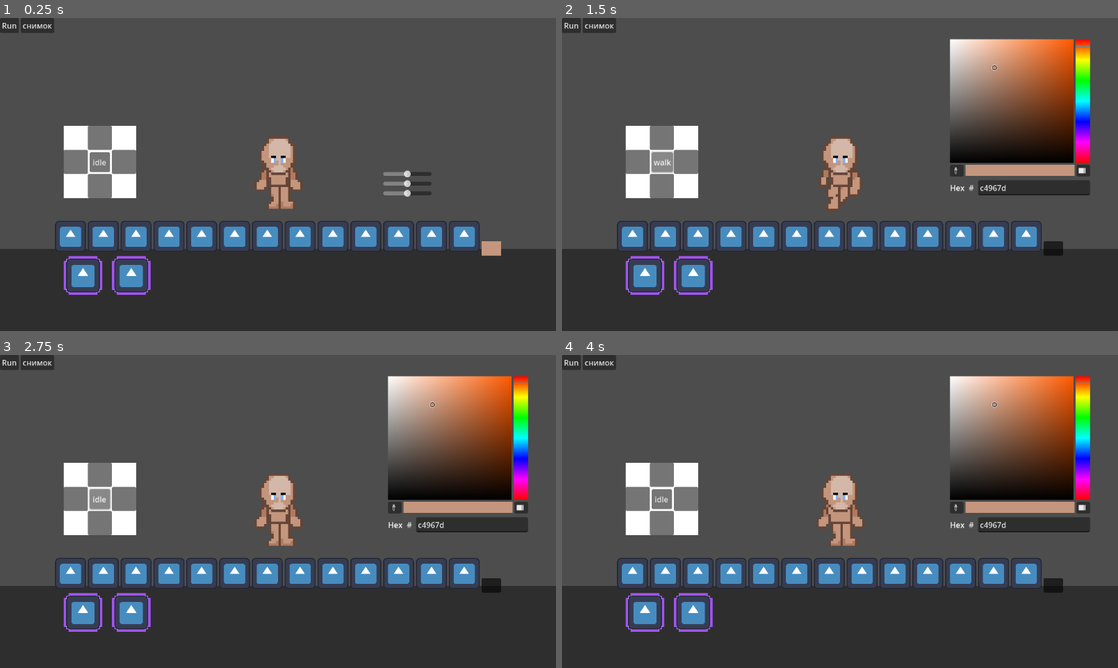
Above: before the commit, frames 1-4 (two rows, left to right).
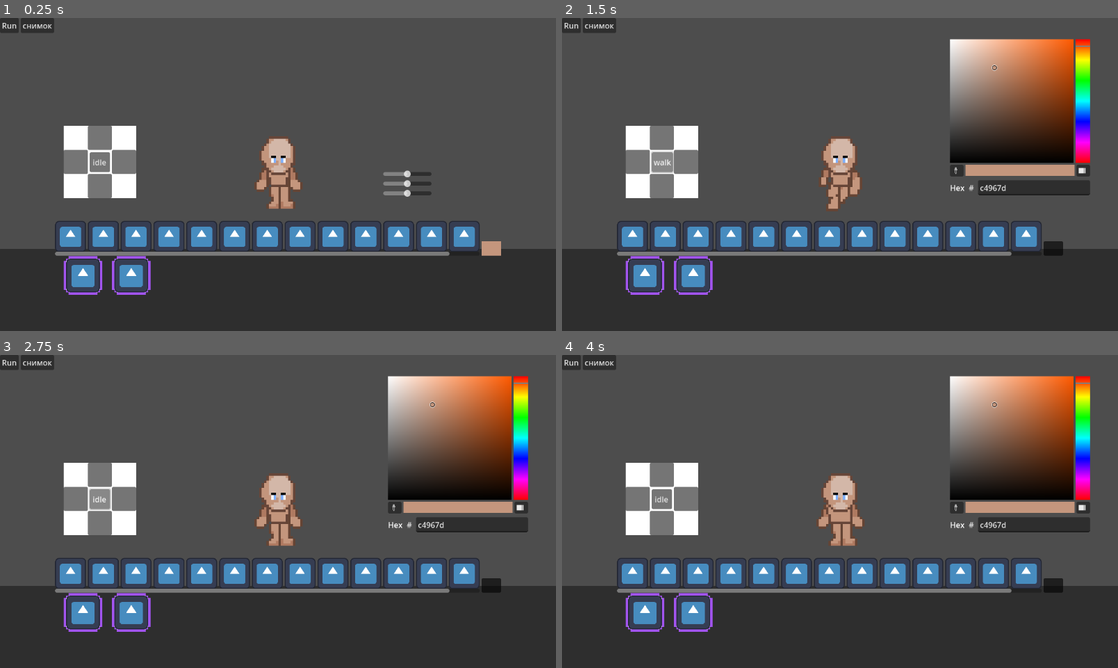
Above: after the commit, the same moments.

Repository: p1petto/CharacterMakerNew
Game: Godot game, scene res://Scenes/maker.tscn
Two runs of this game, one before a commit and one after it. Both use one fixed random seed, a clock stepped at 60 frames per second and the inputs below. The engine's default icon, where the game draws it, is replaced by a stand-in: a white triangle on a blue panel in a dark square.
Inputs (mouse positions are in pixels of both pictures, inside the frame that each line leads up to):
- Up to frame 1 (0.25 s): no input
- Up to frame 2 (1.5 s): click (1051, 249) at 0.5 s; click "idle" at 1.25 s
- Up to frame 3 (2.75 s): click "walk" at 2 s
- Up to frame 4 (4 s): click (645, 611) at 2.75 s; click (695, 611) at 3.52 s

The runs differ from the first frame. In frame 1, 0.9% of the frame differs, in the area x 9-81%, y 74-76%; in frame 2, 0.9%; in frame 3, 0.9%; in frame 4, 0.9%.

Commit message:
added: обычная одежда, брюки

Diff:
--- /dev/null
+++ b/Resources/CatalogItems/Clothes/Clothes/Pants/Pants1.tres
@@ -0,0 +1,10 @@
+[gd_resource type="Resource" script_class="CatalogItem" load_steps=3 format=3 uid="uid://df72s0b13wx4n"]
+
+[ext_resource type="Resource" uid="uid://1x27nupm1rok" path="res://Resources/Clothes/Pants/Pants/Pants1.tres" id="1_00pt7"]
+[ext_resource type="Script" path="res://Scripts/CatalogItemResource.gd" id="1_uy5mf"]
+
+[resource]
+script = ExtResource("1_uy5mf")
+item_type = "Clothes"
+item_class = "Body"
+clothes = ExtResource("1_00pt7")
--- /dev/null
+++ b/Resources/CatalogItems/Clothes/Clothes/Pants/Pants2.tres
@@ -0,0 +1,10 @@
+[gd_resource type="Resource" script_class="CatalogItem" load_steps=3 format=3 uid="uid://i38m8v2gb63o"]
+
+[ext_resource type="Script" path="res://Scripts/CatalogItemResource.gd" id="1_3l01j"]
+[ext_resource type="Resource" uid="uid://unxoddikyji2" path="res://Resources/Clothes/Pants/Pants/Pants2.tres" id="1_itixe"]
+
+[resource]
+script = ExtResource("1_3l01j")
+item_type = "Clothes"
+item_class = "Body"
+clothes = ExtResource("1_itixe")
--- /dev/null
+++ b/Resources/CatalogItems/Clothes/Clothes/Pants/Pants3.tres
@@ -0,0 +1,23 @@
+[gd_resource type="Resource" script_class="CatalogItem" load_steps=5 format=3 uid="uid://d8lty4e06bbo"]
+
+[ext_resource type="Script" path="res://Scripts/CatalogItemResource.gd" id="1_203sh"]
+[ext_resource type="Texture2D" uid="uid://gitafu1elvu5" path="res://Assets/Character/Clothes/Pants/pants.png" id="1_ts05r"]
+[ext_resource type="Script" path="res://Scripts/Clothes/resource_clothes.gd" id="2_fdk8w"]
+
+[sub_resource type="Resource" id="Resource_r4qw8"]
+script = ExtResource("2_fdk8w")
+clothes_texture = ExtResource("1_ts05r")
+down_idle_position = Vector2(-12, 17)
+right_idle_position = Vector2(-12, 17)
+top_idle_position = Vector2(-12, 17)
+left_idle_position = Vector2(-12, 17)
+down_walk_position = Vector2(-12, 17)
+right_walk_position = Vector2(-12, 17)
+top_walk_position = Vector2(-12, 17)
+left_walk_position = Vector2(-12, 17)
+
+[resource]
+script = ExtResource("1_203sh")
+item_type = "Clothes"
+item_class = "Body"
+clothes = SubResource("Resource_r4qw8")
--- /dev/null
+++ b/Resources/CatalogItems/Clothes/Clothes/Pants/overall1.tres
@@ -0,0 +1,10 @@
+[gd_resource type="Resource" script_class="CatalogItem" load_steps=3 format=3 uid="uid://clnhqp6wr2hj8"]
+
+[ext_resource type="Resource" uid="uid://cdglbiagl1i5e" path="res://Resources/Clothes/Pants/Overall/overall1.tres" id="1_b2ra0"]
+[ext_resource type="Script" path="res://Scripts/CatalogItemResource.gd" id="1_lhqax"]
+
+[resource]
+script = ExtResource("1_lhqax")
+item_type = "Clothes"
+item_class = "Body"
+clothes = ExtResource("1_b2ra0")
--- /dev/null
+++ b/Resources/CatalogItems/Clothes/Clothes/Pants/overall2.tres
@@ -0,0 +1,10 @@
+[gd_resource type="Resource" script_class="CatalogItem" load_steps=3 format=3 uid="uid://bevuxacp5vbpd"]
+
+[ext_resource type="Resource" uid="uid://br41mvp7iawc3" path="res://Resources/Clothes/Pants/Overall/overall2.tres" id="1_7c2bh"]
+[ext_resource type="Script" path="res://Scripts/CatalogItemResource.gd" id="1_unake"]
+
+[resource]
+script = ExtResource("1_unake")
+item_type = "Clothes"
+item_class = "Body"
+clothes = ExtResource("1_7c2bh")
--- /dev/null
+++ b/Resources/CatalogItems/Clothes/Clothes/Pants/overall3.tres
@@ -0,0 +1,10 @@
+[gd_resource type="Resource" script_class="CatalogItem" load_steps=3 format=3 uid="uid://cc2qhrmkmu454"]
+
+[ext_resource type="Resource" uid="uid://b5bbyuck62y3t" path="res://Resources/Clothes/Pants/Overall/overall3.tres" id="1_05rys"]
+[ext_resource type="Script" path="res://Scripts/CatalogItemResource.gd" id="1_418lx"]
+
+[resource]
+script = ExtResource("1_418lx")
+item_type = "Clothes"
+item_class = "Body"
+clothes = ExtResource("1_05rys")
--- /dev/null
+++ b/Resources/Clothes/Pants/Overall/overall1.tres
@@ -0,0 +1,16 @@
+[gd_resource type="Resource" script_class="Clothes" load_steps=3 format=3 uid="uid://cdglbiagl1i5e"]
+
+[ext_resource type="Texture2D" uid="uid://d03syub8vhwpe" path="res://Assets/Character/Clothes/Pants/overall.png" id="1_485ce"]
+[ext_resource type="Script" path="res://Scripts/Clothes/resource_clothes.gd" id="2_hhsaj"]
+
+[resource]
+script = ExtResource("2_hhsaj")
+clothes_texture = ExtResource("1_485ce")
+down_idle_position = Vector2(-12, 11)
+right_idle_position = Vector2(-12, 11)
+top_idle_position = Vector2(-12, 11)
+left_idle_position = Vector2(-12, 11)
+down_walk_position = Vector2(-12, 11)
+right_walk_position = Vector2(-12, 11)
+top_walk_position = Vector2(-12, 11)
+left_walk_position = Vector2(-12, 11)
--- /dev/null
+++ b/Resources/Clothes/Pants/Overall/overall2.tres
@@ -0,0 +1,16 @@
+[gd_resource type="Resource" script_class="Clothes" load_steps=3 format=3 uid="uid://br41mvp7iawc3"]
+
+[ext_resource type="Texture2D" uid="uid://d03syub8vhwpe" path="res://Assets/Character/Clothes/Pants/overall.png" id="1_6lcn8"]
+[ext_resource type="Script" path="res://Scripts/Clothes/resource_clothes.gd" id="1_jhr0h"]
+
+[resource]
+script = ExtResource("1_jhr0h")
+clothes_texture = ExtResource("1_6lcn8")
+down_idle_position = Vector2(-12, 10)
+right_idle_position = Vector2(-12, 11)
+top_idle_position = Vector2(-12, 11)
+left_idle_position = Vector2(-12, 11)
+down_walk_position = Vector2(-12, 10)
+right_walk_position = Vector2(-12, 11)
+top_walk_position = Vector2(-12, 11)
+left_walk_position = Vector2(-12, 11)
--- /dev/null
+++ b/Resources/Clothes/Pants/Overall/overall3.tres
@@ -0,0 +1,16 @@
+[gd_resource type="Resource" script_class="Clothes" load_steps=3 format=3 uid="uid://b5bbyuck62y3t"]
+
+[ext_resource type="Texture2D" uid="uid://d03syub8vhwpe" path="res://Assets/Character/Clothes/Pants/overall.png" id="1_5vaur"]
+[ext_resource type="Script" path="res://Scripts/Clothes/resource_clothes.gd" id="1_lefa3"]
+
+[resource]
+script = ExtResource("1_lefa3")
+clothes_texture = ExtResource("1_5vaur")
+down_idle_position = Vector2(-12, 9)
+right_idle_position = Vector2(-12, 11)
+top_idle_position = Vector2(-12, 11)
+left_idle_position = Vector2(-12, 11)
+down_walk_position = Vector2(-12, 9)
+right_walk_position = Vector2(-12, 11)
+top_walk_position = Vector2(-12, 11)
+left_walk_position = Vector2(-12, 11)
--- /dev/null
+++ b/Resources/Clothes/Pants/Pants/Pants.tres
@@ -0,0 +1,14 @@
+[gd_resource type="Resource" script_class="Clothes" load_steps=2 format=3 uid="uid://b5ku4nga13ref"]
+
+[ext_resource type="Script" path="res://Scripts/Clothes/resource_clothes.gd" id="1_5qmyv"]
+
+[resource]
+script = ExtResource("1_5qmyv")
+down_idle_position = Vector2(0, 0)
+right_idle_position = Vector2(0, 0)
+top_idle_position = Vector2(0, 0)
+left_idle_position = Vector2(0, 0)
+down_walk_position = Vector2(0, 0)
+right_walk_position = Vector2(0, 0)
+top_walk_position = Vector2(0, 0)
+left_walk_position = Vector2(0, 0)
--- /dev/null
+++ b/Resources/Clothes/Pants/Pants/Pants1.tres
@@ -0,0 +1,16 @@
+[gd_resource type="Resource" script_class="Clothes" load_steps=3 format=3 uid="uid://1x27nupm1rok"]
+
+[ext_resource type="Texture2D" uid="uid://gitafu1elvu5" path="res://Assets/Character/Clothes/Pants/pants.png" id="1_p0cg7"]
+[ext_resource type="Script" path="res://Scripts/Clothes/resource_clothes.gd" id="2_spjpu"]
+
+[resource]
+script = ExtResource("2_spjpu")
+clothes_texture = ExtResource("1_p0cg7")
+down_idle_position = Vector2(-12, 19)
+right_idle_position = Vector2(-12, 19)
+top_idle_position = Vector2(-12, 19)
+left_idle_position = Vector2(-12, 19)
+down_walk_position = Vector2(-12, 19)
+right_walk_position = Vector2(-12, 19)
+top_walk_position = Vector2(-12, 19)
+left_walk_position = Vector2(-12, 19)
--- /dev/null
+++ b/Resources/Clothes/Pants/Pants/Pants2.tres
@@ -0,0 +1,16 @@
+[gd_resource type="Resource" script_class="Clothes" load_steps=3 format=3 uid="uid://unxoddikyji2"]
+
+[ext_resource type="Script" path="res://Scripts/Clothes/resource_clothes.gd" id="1_4hgwp"]
+[ext_resource type="Texture2D" uid="uid://gitafu1elvu5" path="res://Assets/Character/Clothes/Pants/pants.png" id="1_qqahe"]
+
+[resource]
+script = ExtResource("1_4hgwp")
+clothes_texture = ExtResource("1_qqahe")
+down_idle_position = Vector2(-12, 18)
+right_idle_position = Vector2(-12, 18)
+top_idle_position = Vector2(-12, 18)
+left_idle_position = Vector2(-12, 18)
+down_walk_position = Vector2(-12, 18)
+right_walk_position = Vector2(-12, 18)
+top_walk_position = Vector2(-12, 18)
+left_walk_position = Vector2(-12, 18)
--- a/Scenes/color_picker_button_container.gd
+++ b/Scenes/color_picker_button_container.gd
@@ -28,6 +28,8 @@
 		character_element.color_picker_button = color_picker_button
 		character_element._connect_color_changed_signal()
 		character_element._connect_color()
+	elif child.is_in_group("ClothesTab"):
+		print ()
 	else:
 		character_element = character.find_child(child.name, true, false)
 		character_element.color_picker_button = color_picker_button
--- a/Scenes/dynamic_part.tscn
+++ b/Scenes/dynamic_part.tscn
@@ -1,8 +1,9 @@
-[gd_scene load_steps=5 format=3 uid="uid://dy613l8j7trug"]
+[gd_scene load_steps=6 format=3 uid="uid://dy613l8j7trug"]
 
 [ext_resource type="Script" path="res://Scripts/DynamicParts/dynamic_part.gd" id="1_aptrw"]
 [ext_resource type="Shader" path="res://Scripts/Shaders/color_changing_shader.gdshader" id="1_dcyy3"]
 [ext_resource type="Texture2D" uid="uid://b6c2oobtn80w5" path="res://idle-Sheet2.png" id="3_8aldy"]
+[ext_resource type="Script" path="res://Scripts/clothes.gd" id="5_r7jug"]
 
 [sub_resource type="ShaderMaterial" id="ShaderMaterial_oo8fd"]
 shader = ExtResource("1_dcyy3")
@@ -74,6 +75,13 @@
 [node name="glare" type="Polygon2D" parent="Polygon2D"]
 color = Color(0.909804, 0.768627, 0.686275, 1)
 
+[node name="Clothes" type="TextureRect" parent="Polygon2D"]
+offset_left = -12.0
+offset_top = 14.0
+offset_right = 26.0
+offset_bottom = 23.0
+script = ExtResource("5_r7jug")
+
 [node name="Line2D" type="Line2D" parent="."]
 closed = true
 width = 1.0
--- a/Scenes/maker.tscn
+++ b/Scenes/maker.tscn
@@ -32,10 +32,17 @@
 [ext_resource type="Resource" uid="uid://s7km1bae4h0c" path="res://Resources/CatalogItems/Clothes/DynamicClothes/Sleeve/standart/Sleeve2.tres" id="25_ot8fs"]
 [ext_resource type="Script" path="res://Scenes/color_picker_button_container.gd" id="26_hr221"]
 [ext_resource type="Script" path="res://Scripts/UI/export.gd" id="26_qf8ja"]
+[ext_resource type="Resource" uid="uid://b5ku4nga13ref" path="res://Resources/Clothes/Pants/Pants/Pants.tres" id="28_h8v44"]
 [ext_resource type="Resource" uid="uid://dj83oj66oel5y" path="res://Resources/CatalogItems/Clothes/DynamicClothes/PantLeg/Standart/PantLeg2.tres" id="28_unnd6"]
 [ext_resource type="Resource" uid="uid://cxglawle4tnbe" path="res://Resources/CatalogItems/Clothes/DynamicClothes/PantLeg/Standart/PantLeg3.tres" id="29_n1m6g"]
+[ext_resource type="Resource" uid="uid://df72s0b13wx4n" path="res://Resources/CatalogItems/Clothes/Clothes/Pants/Pants1.tres" id="29_vr24w"]
+[ext_resource type="Resource" uid="uid://i38m8v2gb63o" path="res://Resources/CatalogItems/Clothes/Clothes/Pants/Pants2.tres" id="30_a1s8y"]
 [ext_resource type="Resource" uid="uid://btraubnuykgwh" path="res://Resources/CatalogItems/Clothes/DynamicClothes/PantLeg/Standart/PantLegR2.tres" id="30_fow5y"]
+[ext_resource type="Resource" uid="uid://d8lty4e06bbo" path="res://Resources/CatalogItems/Clothes/Clothes/Pants/Pants3.tres" id="31_mmwkf"]
 [ext_resource type="Resource" uid="uid://b16c10w3q2yp1" path="res://Resources/CatalogItems/Clothes/DynamicClothes/PantLeg/Standart/PantLegR3.tres" id="31_ylgi3"]
+[ext_resource type="Resource" uid="uid://clnhqp6wr2hj8" path="res://Resources/CatalogItems/Clothes/Clothes/Pants/overall1.tres" id="32_ba0ri"]
+[ext_resource type="Resource" uid="uid://bevuxacp5vbpd" path="res://Resources/CatalogItems/Clothes/Clothes/Pants/overall2.tres" id="33_f3a3y"]
+[ext_resource type="Resource" uid="uid://cc2qhrmkmu454" path="res://Resources/CatalogItems/Clothes/Clothes/Pants/overall3.tres" id="34_3iy82"]
 
 [sub_resource type="ViewportTexture" id="ViewportTexture_1urqw"]
 viewport_path = NodePath("SubViewportContainer/SubViewport")
@@ -132,6 +139,12 @@
 item_type = "Dynamic_clothes"
 item_class = "RightArm"
 dynamic_clothes = SubResource("Resource_kq323")
+
+[sub_resource type="Resource" id="Resource_rr2v3"]
+script = ExtResource("5_sbt4v")
+item_type = "Clothes"
+item_class = "Body"
+clothes = ExtResource("28_h8v44")
 
 [sub_resource type="Resource" id="Resource_em6g8"]
 script = ExtResource("23_jyf5e")
@@ -376,6 +389,11 @@
 catalog_items = Array[ExtResource("5_sbt4v")]([SubResource("Resource_xwrnx"), ExtResource("25_ot8fs"), ExtResource("23_0wu6d")])
 linked_symmetrical_element = NodePath("../LeftSleeve")
 
+[node name="Pants" parent="UI/Catalog/CatalogContainer" groups=["ClothesTab"] instance=ExtResource("4_kavcm")]
+visible = false
+layout_mode = 2
+catalog_items = Array[ExtResource("5_sbt4v")]([SubResource("Resource_rr2v3"), ExtResource("29_vr24w"), ExtResource("30_a1s8y"), ExtResource("31_mmwkf"), ExtResource("32_ba0ri"), ExtResource("33_f3a3y"), ExtResource("34_3iy82")])
+
 [node name="LeftPantLeg" parent="UI/Catalog/CatalogContainer" node_paths=PackedStringArray("linked_symmetrical_element") groups=["DynamicClothesTab"] instance=ExtResource("4_kavcm")]
 visible = false
 layout_mode = 2
--- a/Scripts/CatalogItemResource.gd
+++ b/Scripts/CatalogItemResource.gd
@@ -2,7 +2,7 @@
 
 class_name CatalogItem
 
-@export_enum("Dynamic", "Conditionally_dynamic", "Static", "Accessories", "Dynamic_clothes")
+@export_enum("Dynamic", "Conditionally_dynamic", "Static", "Accessories", "Dynamic_clothes", "Clothes")
 var item_type: String = "Static"
 
 @export_enum("Body", "Head", "LeftLeg", "RightLeg", "LeftArm", "RightArm", "LeftEye", "RightEye", "Accessories")
@@ -14,6 +14,7 @@
 @export var static_element: Static
 @export var accessorie: Accessorie
 @export var dynamic_clothes: DynamicClothes
+@export var clothes: Clothes
 
 # Called when the node enters the scene tree for the first time.
 func _ready() -> void:
--- /dev/null
+++ b/Scripts/Clothes/resource_clothes.gd
@@ -0,0 +1,15 @@
+extends Resource
+
+class_name Clothes
+
+@export var clothes_texture: CompressedTexture2D
+
+@export var down_idle_position: Vector2
+@export var right_idle_position: Vector2
+@export var top_idle_position: Vector2
+@export var left_idle_position: Vector2
+
+@export var down_walk_position: Vector2
+@export var right_walk_position: Vector2
+@export var top_walk_position: Vector2
+@export var left_walk_position: Vector2
--- a/Scripts/DynamicParts/dynamic_part.gd
+++ b/Scripts/DynamicParts/dynamic_part.gd
@@ -7,6 +7,8 @@
 @export var idle_ainmation_offset_horizontal: Array[Vector2]
 @export var walk_animation_offset_horizontal: Array[Vector2]
 
+
+
 @onready var polygon2d = $Polygon2D
 @onready var testpolygon2d = $Polygon2D
 @onready var line2d = $Line2D
@@ -14,6 +16,7 @@
 
 @onready var slider_containers = $"../../../../UI/SliderContainer"
 @onready var character = $".."
+@onready var clothes = $Polygon2D/Clothes
 
 var central_bottom_point: int
 var flag = true
@@ -22,6 +25,7 @@
 var cur_color: Color
 var initial_line_color: Color
 var initial_glare_color: Color
+
 
 func _ready() -> void:
 	if dynamic_part:
@@ -98,7 +102,6 @@
 
 	# For Glare - blend the initial glare color with the new color
 	if glare:
-		print("GLARE")
 		var new_glare_color = Color(
 			initial_glare_color.r + (cur_color.r - initial_glare_color.r) * 0.6,
 			initial_glare_color.g + (cur_color.g - initial_glare_color.g) * 0.6,
@@ -123,6 +126,8 @@
 	if !flag:
 		sliders = get_target_container_slider().get_children()
 
+	clothes.change_dir()
+
 	if dir == "down":
 		polygon2d.polygon = dynamic_part.down_array_points
 		line2d.points = dynamic_part.down_array_points
@@ -207,7 +212,13 @@
 
 		central_bottom_point = len(dynamic_part.horizontal_array_points) / 2
 
+
 func get_mirror_x(count_of_points, marker):
 	if count_of_points % 2 == 0:
 		return count_of_points - marker
 	return count_of_points - marker - 1
+
+
+func initialize_clothes(resource_clothes: Clothes):
+	clothes.resource_clothes = resource_clothes
+	clothes.initialize()
--- a/Scripts/UI/catalog_list.gd
+++ b/Scripts/UI/catalog_list.gd
@@ -48,6 +48,9 @@
 
 		"Dynamic_clothes":
 			_handle_dynamic_clothes_item(slot_index, item_class)
+
+		"Clothes":
+			_handle_clothes_item(slot_index, item_class)
 
 
 
@@ -144,3 +147,9 @@
 			var linked_item_class = linked_symmetrical_element.catalog_items[slot_index].item_class
 			var linked_node = character.get_node(linked_item_class)
 			linked_node.initialize_dynamic_clothes(linked_part)
+
+
+func _handle_clothes_item(slot_index, item_class):
+	var part = catalog_items[slot_index].clothes
+	var current_node = character.get_node(item_class)
+	current_node.initialize_clothes(part)
--- /dev/null
+++ b/Scripts/clothes.gd
@@ -0,0 +1,31 @@
+extends TextureRect
+var resource_clothes: Clothes
+
+func initialize():
+	texture = resource_clothes.clothes_texture
+	change_dir()
+
+func change_dir():
+
+	if resource_clothes:
+		match Global.current_dir:
+			"down":
+				if Global.current_animation == "idle":
+					position = resource_clothes.down_idle_position
+				elif Global.current_animation == "walk":
+					position = resource_clothes.down_walk_position
+			"right":
+				if Global.current_animation == "idle":
+					position = resource_clothes.right_idle_position
+				elif Global.current_animation == "walk":
+					position = resource_clothes.right_walk_position
+			"top":
+				if Global.current_animation == "idle":
+					position = resource_clothes.top_idle_position
+				elif Global.current_animation == "walk":
+					position = resource_clothes.top_walk_position
+			"left":
+				if Global.current_animation == "idle":
+					position = resource_clothes.left_idle_position
+				elif Global.current_animation == "walk":
+					position = resource_clothes.left_walk_position
--- a/project.godot
+++ b/project.godot
@@ -36,6 +36,7 @@
 DynamicTab=""
 ConditionallyDynamicTab=""
 DynamicClothesTab=""
+ClothesTab=""
 
 [rendering]
 
Binary file added: Assets/Character/Clothes/Pants/overall.png
Not shown, added: Assets/Character/Clothes/Pants/overall.png.import
Binary file added: Assets/Character/Clothes/Pants/pants.png
Not shown, added: Assets/Character/Clothes/Pants/pants.png.import
Binary file changed: Assets/Character/leg/1/walk-leg-l-1.png
Binary file changed: Assets/Character/leg/1/walk-leg-l-2.png
Binary file changed: Assets/Character/leg/1/walk-leg-l-3.png
Binary file changed: Assets/Character/leg/1/walk-leg-r-2.png
Binary file changed: Assets/Character/leg/1/walk-leg-r-3.png
Not shown: 1 places in Scenes/maker.tscn that only renumber resources
